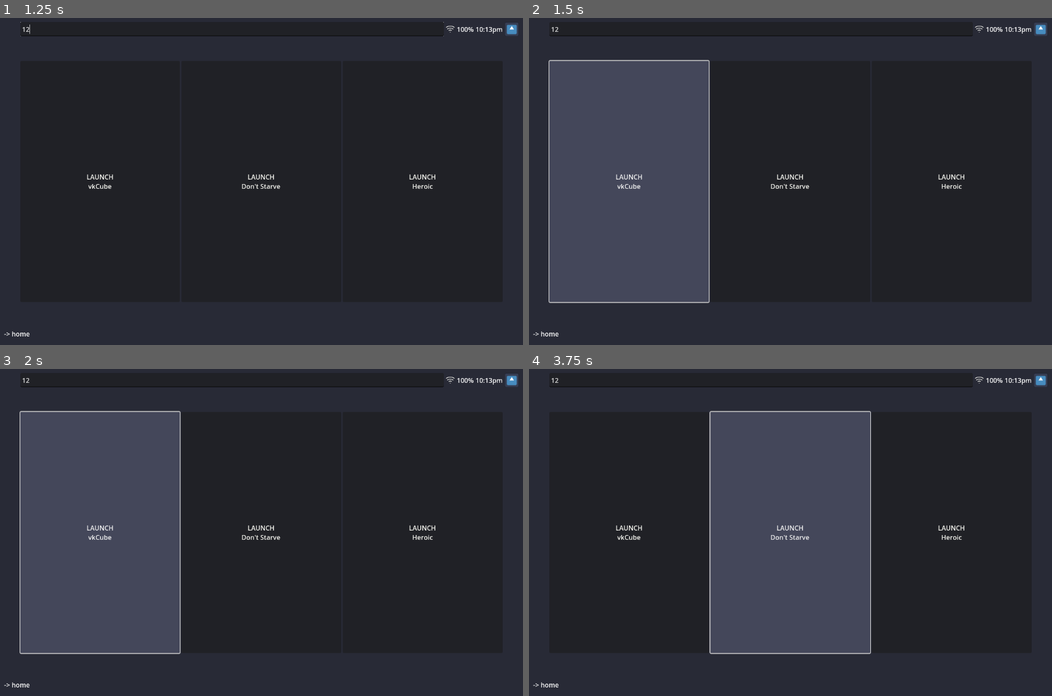
Above: before the commit, frames 1-4 (two rows, left to right).
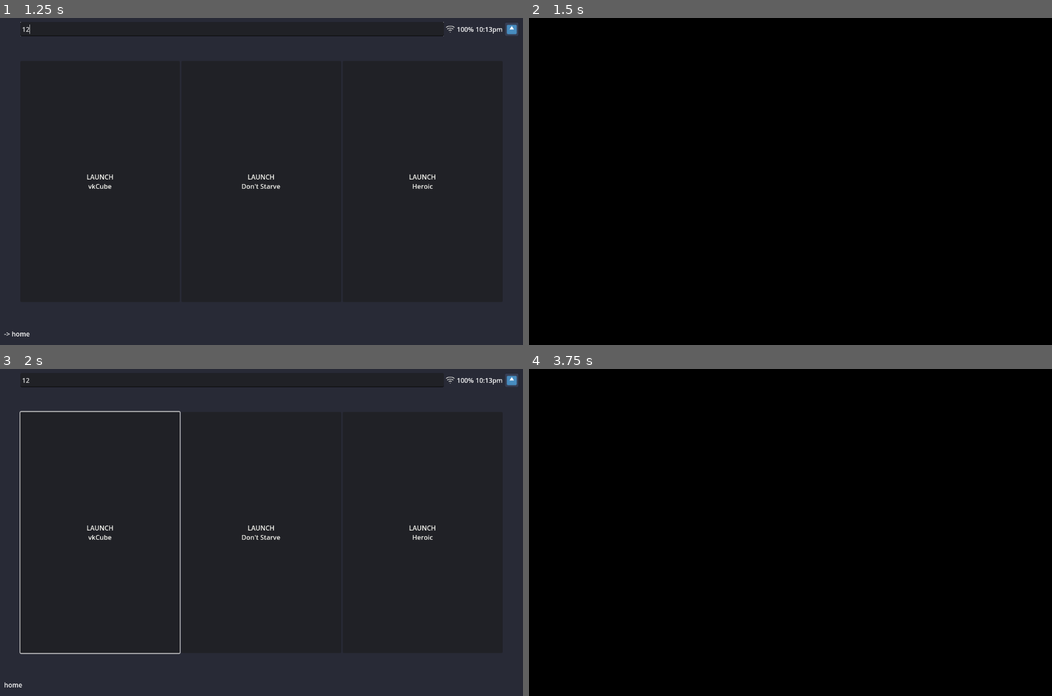
Above: after the commit, the same moments.

Repository: ShadowBlip/OpenGamepadUI
Game: Godot game, scene res://main.tscn
Two runs of this game, one before a commit and one after it. Both use one fixed random seed, a clock stepped at 60 frames per second and the inputs below. The engine's default icon, where the game draws it, is replaced by a stand-in: a white triangle on a blue panel in a dark square.
Inputs (mouse positions are in pixels of both pictures, inside the frame that each line leads up to):
- Up to frame 1 (1.25 s): click (230, 27) at 0.52 s; type "12" at 0.6 s
- Up to frame 2 (1.5 s): click "LAUNCH vkCube" at 1.25 s
- Up to frame 3 (2 s): no input
- Up to frame 4 (3.75 s): click "LAUNCH vkCube" at 2 s; click "LAUNCH Don't Starve" at 2.75 s; click "LAUNCH Don't Starve" at 3.5 s

Frame 1 is identical in both runs. In frame 2, 100% of the frame differs, in the area x 0-100%, y 0-100%; in frame 3, 22%; in frame 4, 100%.
Error before the commit: Parse Error: Argument 1 of annotation "@export_node_path" isn't a constant expression. (res://core/systems/launcher/launch_manager.gd:7)

Commit message:
Refactor some systems

Diff:
--- a/core/systems/input/input_manager.gd
+++ b/core/systems/input/input_manager.gd
@@ -1,18 +1,18 @@
 extends Node
 class_name InputManager
 
-@export_node_path(LaunchManager) var launch_manager = NodePath("../LaunchManager")
-@export_node_path(StateManager) var state_manager = NodePath("../StateManager")
-@onready var launch_mgr: LaunchManager = get_node(launch_manager)
-@onready var state_mgr: StateManager = get_node(state_manager)
+@onready var main: Main = get_node("..")
+@onready var launch_manager: LaunchManager = get_node("../LaunchManager")
+@onready var state_manager: StateManager = get_node("../StateManager")
 
 func _ready() -> void:
-	state_mgr.state_changed.connect(_on_state_changed)
+	state_manager.state_changed.connect(_on_state_changed)
+
 
 # Set focus will use Gamescope to focus OpenGamepadUI
 func set_focus(focused: bool) -> void:
 	# Sets ourselves to the input focus
-	var window_id = launch_mgr.overlay_window_id
+	var window_id = main.overlay_window_id
 	if focused:
 		print_debug("Focusing overlay")
 		Gamescope.set_xprop(window_id, "STEAM_INPUT_FOCUS", "32c", "1")
@@ -22,7 +22,7 @@
 
 
 func set_overlay(enable: bool) -> void:
-	var window_id = launch_mgr.overlay_window_id
+	var window_id = main.overlay_window_id
 	var overlay_enabled = "0"
 	if enable:
 		overlay_enabled = "1"
@@ -40,34 +40,30 @@
 
 	# Setting overlay should only happen when we are overlaying UI over a running
 	# game.
-	if state_mgr.has_state(StateManager.State.IN_GAME):
+	if state_manager.has_state(StateManager.State.IN_GAME):
 		set_overlay(true)
 	else:
 		set_overlay(false)
 
 
 func _input(event: InputEvent) -> void:
-	var state = state_mgr.current_state()
+	var state = state_manager.current_state()
 
 	# Handle "guide" button presses
 	if event.is_action_pressed("ogui_guide"):
 		# Handle cases where a game is running
-		if state_mgr.has_state(StateManager.State.IN_GAME):
+		if state_manager.has_state(StateManager.State.IN_GAME):
 			# If we're in game, pull up the in-game menu
 			if state == StateManager.State.IN_GAME:
-				state_mgr.push_state(StateManager.State.IN_GAME_MENU)
+				state_manager.push_state(StateManager.State.IN_GAME_MENU)
 			# If we're not in game, go back
 			else:
-				state_mgr.replace_state(StateManager.State.IN_GAME)
+				state_manager.replace_state(StateManager.State.IN_GAME)
 
 		# Handle opening the main menu outside of a running game
 		elif state == StateManager.State.MAIN_MENU:
 			print("Removing mm state")
-			state_mgr.remove_state(StateManager.State.MAIN_MENU)
+			state_manager.remove_state(StateManager.State.MAIN_MENU)
 		elif state != StateManager.State.MAIN_MENU:
 			print("Adding mm state")
-			state_mgr.push_state(StateManager.State.MAIN_MENU)
-
-	#if state != StateManager.State.IN_GAME:
-	#	if event.is_action_pressed("ui_cancel"):
-	#		get_tree().quit()
+			state_manager.push_state(StateManager.State.MAIN_MENU)
--- a/core/systems/launcher/launch_manager.gd
+++ b/core/systems/launcher/launch_manager.gd
@@ -4,20 +4,15 @@
 signal app_launched(pid: int)
 signal app_stopped(pid: int)
 
-@export_node_path(StateManager) var state_manager = NodePath("../StateManager")
-
-var PID: int = OS.get_process_id()
 var running: PackedInt64Array = []
 var target_display: int = -1
 
-@onready var state_mgr = get_node(state_manager)
-@onready var overlay_display = Gamescope.discover_xwayland_display(PID)
-@onready var overlay_window_id = Gamescope.get_window_id(PID, overlay_display)
+@onready var main: Main = get_node("..")
+@onready var state_manager: StateManager = get_node("../StateManager")
+@onready var overlay_display = main.overlay_display
+
 
 func _ready() -> void:
-	# Tell gamescope that we're an overlay
-	_set_overylay(overlay_window_id)
-
 	# Get the target xwayland display to launch on
 	target_display = _get_target_display(overlay_display)
 
@@ -27,6 +22,7 @@
 	running_timer.wait_time = 1
 	add_child(running_timer)
 	running_timer.start()
+
 
 # Launches the given command on the target xwayland display. Returns a PID
 # of the launched process.
@@ -44,18 +40,21 @@
 
 	# Add the running app to our list and change to the IN_GAME state
 	_add_running(pid)
-	state_mgr.push_state(StateManager.State.IN_GAME)
+	state_manager.push_state(StateManager.State.IN_GAME)
 	return pid
+
 
 # Stops the game with the given PID
 func stop(pid: int) -> void:
 	OS.kill(pid)
 	_remove_running(pid)
 
+
 # Adds the given PID to our list of running apps
 func _add_running(pid: int):
 	running.append(pid)
 	app_launched.emit(pid)
+
 
 # Removes the given PID from our list of running apps
 func _remove_running(pid: int):
@@ -66,9 +65,10 @@
 	running.remove_at(i)
 
 	# TODO: Better way to do this?
-	state_mgr.set_state([StateManager.State.HOME])
+	state_manager.set_state([StateManager.State.HOME])
 
 	app_stopped.emit(pid)
+
 
 # Returns the target xwayland display to launch on
 func _get_target_display(exclude_display: int) -> int:
@@ -83,19 +83,12 @@
 	# If we can't find any other displays, use the one given
 	return exclude_display
 
-# Lets us run as an overlay in gamescope
-func _set_overylay(window_id: String) -> void:
-	# Pretend to be Steam
-	# Gamescope is hard-coded to look for appId 769
-	Gamescope.set_xprop(window_id, "STEAM_GAME", "32c", "769")
-	# Sets ourselves to the input focus
-	Gamescope.set_xprop(window_id, "STEAM_INPUT_FOCUS", "32c", "1")
 
 # Checks for running apps and updates our state accordingly
 func _check_running():
 	if len(running) == 0:
-		if state_mgr.has_state(StateManager.State.IN_GAME):
-			state_mgr.remove_state(StateManager.State.IN_GAME)
+		if state_manager.has_state(StateManager.State.IN_GAME):
+			state_manager.remove_state(StateManager.State.IN_GAME)
 		return
 
 	# Check all running apps
@@ -113,5 +106,5 @@
 		_remove_running(pid)
 
 	# Change away from IN_GAME state if nothing is running
-	if state_mgr.current_state() == StateManager.State.IN_GAME and len(running) == 0:
-		state_mgr.pop_state()
+	if state_manager.current_state() == StateManager.State.IN_GAME and len(running) == 0:
+		state_manager.pop_state()
--- a/core/ui/menu/main_menu.tscn
+++ b/core/ui/menu/main_menu.tscn
@@ -1,4 +1,4 @@
-[gd_scene load_steps=3 format=3]
+[gd_scene load_steps=3 format=3 uid="uid://cs67bnlsoxcmy"]
 
 [ext_resource type="Theme" uid="uid://bko0q7gp1hwjp" path="res://assets/themes/dracula.tres" id="1_r20uv"]
 [ext_resource type="Script" path="res://core/ui/menu/main_menu.gd" id="2_2uoqx"]
--- /dev/null
+++ b/core/ui/menu/quick_access_menu.gd
@@ -0,0 +1,12 @@
+extends Control
+
+@onready var state_mgr: StateManager = get_node("/root/Main/StateManager")
+
+# Called when the node enters the scene tree for the first time.
+func _ready() -> void:
+	visible = false
+	state_mgr.state_changed.connect(_on_state_changed)
+
+
+func _on_state_changed(from: int, to: int) -> void:
+	visible = to == StateManager.State.QUICK_ACCESS_MENU
--- a/core/ui/menu/quick_access_menu.tscn
+++ b/core/ui/menu/quick_access_menu.tscn
@@ -1,6 +1,7 @@
-[gd_scene load_steps=2 format=3 uid="uid://dp3acbklushpr"]
+[gd_scene load_steps=3 format=3 uid="uid://dp3acbklushpr"]
 
 [ext_resource type="Theme" uid="uid://bko0q7gp1hwjp" path="res://assets/themes/dracula.tres" id="1_cs2ac"]
+[ext_resource type="Script" path="res://core/ui/menu/quick_access_menu.gd" id="2_h1vfn"]
 
 [node name="QuickAccessMenu" type="Control"]
 custom_minimum_size = Vector2(300, 0)
@@ -12,9 +13,9 @@
 grow_horizontal = 0
 grow_vertical = 2
 theme = ExtResource("1_cs2ac")
+script = ExtResource("2_h1vfn")
 
 [node name="Panel" type="Panel" parent="."]
-layout_mode = 1
 anchors_preset = 15
 anchor_right = 1.0
 anchor_bottom = 1.0
@@ -22,7 +23,6 @@
 grow_vertical = 2
 
 [node name="MarginContainer" type="MarginContainer" parent="."]
-layout_mode = 1
 anchors_preset = 15
 anchor_right = 1.0
 anchor_bottom = 1.0
@@ -34,7 +34,6 @@
 theme_override_constants/margin_bottom = 25
 
 [node name="VBoxContainer" type="VBoxContainer" parent="MarginContainer"]
-layout_mode = 2
 offset_left = 25.0
 offset_top = 25.0
 offset_right = 275.0
@@ -43,13 +42,11 @@
 grow_vertical = 2
 
 [node name="Button" type="Button" parent="MarginContainer/VBoxContainer"]
-layout_mode = 2
 offset_right = 250.0
 offset_bottom = 31.0
 text = "Quick Settings"
 
 [node name="Button2" type="Button" parent="MarginContainer/VBoxContainer"]
-layout_mode = 2
 offset_top = 35.0
 offset_right = 250.0
 offset_bottom = 66.0
--- a/core/ui/menu/top_bar.tscn
+++ b/core/ui/menu/top_bar.tscn
@@ -16,7 +16,6 @@
 script = ExtResource("2_s10b7")
 
 [node name="Panel" type="Panel" parent="."]
-layout_mode = 1
 anchors_preset = 15
 anchor_right = 1.0
 anchor_bottom = 1.0
@@ -25,7 +24,6 @@
 size_flags_horizontal = 3
 
 [node name="MarginContainer" type="MarginContainer" parent="."]
-layout_mode = 1
 anchors_preset = 15
 anchor_right = 1.0
 anchor_bottom = 1.0
@@ -35,7 +33,6 @@
 theme_override_constants/margin_right = 10
 
 [node name="HBoxContainer" type="HBoxContainer" parent="MarginContainer"]
-layout_mode = 2
 offset_left = 50.0
 offset_top = 10.0
 offset_right = 1270.0
@@ -46,7 +43,6 @@
 
 [node name="SearchBar" type="TextEdit" parent="MarginContainer/HBoxContainer"]
 custom_minimum_size = Vector2(0, 35)
-layout_mode = 2
 offset_right = 1036.0
 offset_bottom = 35.0
 size_flags_horizontal = 3
@@ -55,7 +51,6 @@
 
 [node name="NetworkIcon" type="TextureRect" parent="MarginContainer/HBoxContainer"]
 custom_minimum_size = Vector2(24, 24)
-layout_mode = 2
 offset_left = 1040.0
 offset_top = 5.0
 offset_right = 1064.0
@@ -66,7 +61,6 @@
 stretch_mode = 4
 
 [node name="BatteryLabel" type="Label" parent="MarginContainer/HBoxContainer"]
-layout_mode = 2
 offset_left = 1068.0
 offset_top = 4.0
 offset_right = 1110.0
@@ -74,7 +68,6 @@
 text = "100%"
 
 [node name="TimeLabel" type="Label" parent="MarginContainer/HBoxContainer"]
-layout_mode = 2
 offset_left = 1114.0
 offset_top = 4.0
 offset_right = 1181.0
@@ -83,7 +76,6 @@
 
 [node name="ProfileIcon" type="TextureRect" parent="MarginContainer/HBoxContainer"]
 custom_minimum_size = Vector2(35, 35)
-layout_mode = 2
 offset_left = 1185.0
 offset_right = 1220.0
 offset_bottom = 35.0
--- a/main.gd
+++ b/main.gd
@@ -1,55 +1,13 @@
 extends Control
+class_name Main
 
-# Plugin "mods"
-# https://blog.cy.md/2022/05/27/modding-for-godot/
-# We can load plugins from user://plugins
-# This normally resolves to: ~/.local/share/godot/app_userdata/Open Gamepad UI/plugins
+var PID: int = OS.get_process_id()
+var overlay_display = Gamescope.discover_xwayland_display(PID)
+var overlay_window_id = Gamescope.get_window_id(PID, overlay_display)
 
-# We need:
-# - "Shortcut" structure
-# - Plugin Store
-# - Ability to foreground the overlay
-# - Main menu
-# - Storefront?
-# - Library menu
-# - Home menu
-
-# Near term:
-# - Manage bluetooth
-# - Audio?
-
-# Far future
-# - Friends/Chat?
-# - GamepadUI Input Manager
-# - Cloud saves
-
-# Shortcuts .osf
-#  shortcutId: 123
-#  name: Fortnite
-#  command: steam
-#  args: []
-#  provider: steam
-#  providerAppId: 1234
-#  tags: []
-#  categories: []
-#  images:
-#	poster: foo.png
-
-# Storage Manager
-#  Lets plugins determine where to install things
-
-# Store Plugin Interface
-#  get_available()
-#  get_installed()
-#  install(game)
-#  uninstall(game)
-
-# Store Plugin
-#  - Steam
-#		manager.add_shortcut()
-#  - Heroic
-#  - Flatpak
-#  - Local - look for .desktop files
+func _init() -> void:
+	# Tell gamescope that we're an overlay
+	_set_overylay(overlay_window_id)
 
 
 # Called when the node enters the scene tree for the first time.
@@ -61,6 +19,7 @@
 	# Subscribe to state changes
 	var state_manager: StateManager = $StateManager
 	state_manager.state_changed.connect(_on_state_changed)
+
 
 # Handle state changes
 func _on_state_changed(from: int, to: int):
@@ -75,10 +34,11 @@
 		child.visible = true
 	return
 
-# Look in XDG_APP_PATH for .desktop files
-func _discover_apps() -> void:
-	pass
 
-# Called every frame. 'delta' is the elapsed time since the previous frame.
-func _process(delta: float) -> void:
-	pass
+# Lets us run as an overlay in gamescope
+func _set_overylay(window_id: String) -> void:
+	# Pretend to be Steam
+	# Gamescope is hard-coded to look for appId 769
+	Gamescope.set_xprop(window_id, "STEAM_GAME", "32c", "769")
+	# Sets ourselves to the input focus
+	Gamescope.set_xprop(window_id, "STEAM_INPUT_FOCUS", "32c", "1")
--- a/main.tscn
+++ b/main.tscn
@@ -1,4 +1,4 @@
-[gd_scene load_steps=11 format=3]
+[gd_scene load_steps=11 format=3 uid="uid://cyst6853eansj"]
 
 [ext_resource type="Script" path="res://main.gd" id="1_4l3sd"]
 [ext_resource type="PackedScene" uid="uid://ctu7mqhywnopb" path="res://core/systems/launcher/launch_manager.tscn" id="2_bsexb"]
@@ -7,11 +7,11 @@
 [ext_resource type="PackedScene" path="res://core/ui/menu/home_menu.tscn" id="4_cej3c"]
 [ext_resource type="PackedScene" uid="uid://dp4knr1strui4" path="res://core/systems/state/state_manager.tscn" id="4_ew432"]
 [ext_resource type="PackedScene" uid="uid://de5i6sl03tw4" path="res://core/systems/plugin/plugin_loader.tscn" id="5_8300b"]
-[ext_resource type="PackedScene" path="res://core/ui/menu/context_bar.tscn" id="5_t8uiy"]
+[ext_resource type="PackedScene" uid="uid://c6rr12t4fv7py" path="res://core/ui/menu/context_bar.tscn" id="5_t8uiy"]
 [ext_resource type="PackedScene" path="res://core/ui/menu/main_menu_container.tscn" id="7_oh5xv"]
 [ext_resource type="PackedScene" uid="uid://dp3acbklushpr" path="res://core/ui/menu/quick_access_menu.tscn" id="9_8xlqm"]
 
-[node name="Main" type="Control"]
+[node name="Main" type="Control" groups=["main"]]
 layout_mode = 3
 anchors_preset = 15
 anchor_right = 1.0
@@ -29,6 +29,7 @@
 [node name="PluginLoader" parent="." instance=ExtResource("5_8300b")]
 
 [node name="UIContainer" type="VBoxContainer" parent="."]
+layout_mode = 1
 anchors_preset = 15
 anchor_right = 1.0
 anchor_bottom = 1.0
@@ -37,6 +38,7 @@
 theme_override_constants/separation = 0
 
 [node name="TopBar" parent="UIContainer" instance=ExtResource("3_4jaod")]
+layout_mode = 2
 anchors_preset = 0
 anchor_right = 0.0
 offset_right = 1280.0
@@ -44,7 +46,7 @@
 grow_horizontal = 1
 
 [node name="Content" type="Control" parent="UIContainer"]
-layout_mode = 3
+layout_mode = 2
 anchors_preset = 0
 offset_top = 55.0
 offset_right = 1280.0
@@ -52,15 +54,18 @@
 size_flags_vertical = 3
 
 [node name="HomeMenu" parent="UIContainer/Content" instance=ExtResource("4_cej3c")]
+layout_mode = 1
 
 [node name="MainMenuContainer" parent="UIContainer/Content" instance=ExtResource("7_oh5xv")]
-offset_right = 2560.0
-offset_bottom = 1380.0
+layout_mode = 1
+offset_right = 3840.0
+offset_bottom = 2070.0
 
 [node name="QuickAccessMenu" parent="UIContainer/Content" instance=ExtResource("9_8xlqm")]
-visible = false
+layout_mode = 1
 
 [node name="ContextBar" parent="UIContainer" instance=ExtResource("5_t8uiy")]
+layout_mode = 2
 anchors_preset = 0
 anchor_top = 0.0
 anchor_right = 0.0
--- a/project.godot
+++ b/project.godot
@@ -34,6 +34,11 @@
 "language": &"GDScript",
 "path": "res://core/systems/debug/log.gd"
 }, {
+"base": "Control",
+"class": &"Main",
+"language": &"GDScript",
+"path": "res://main.gd"
+}, {
 "base": "Node",
 "class": &"Plugin",
 "language": &"GDScript",
@@ -55,6 +60,7 @@
 "LaunchManager": "",
 "Launcher": "",
 "Log": "",
+"Main": "",
 "Plugin": "",
 "PluginLoader": "",
 "StateManager": ""
